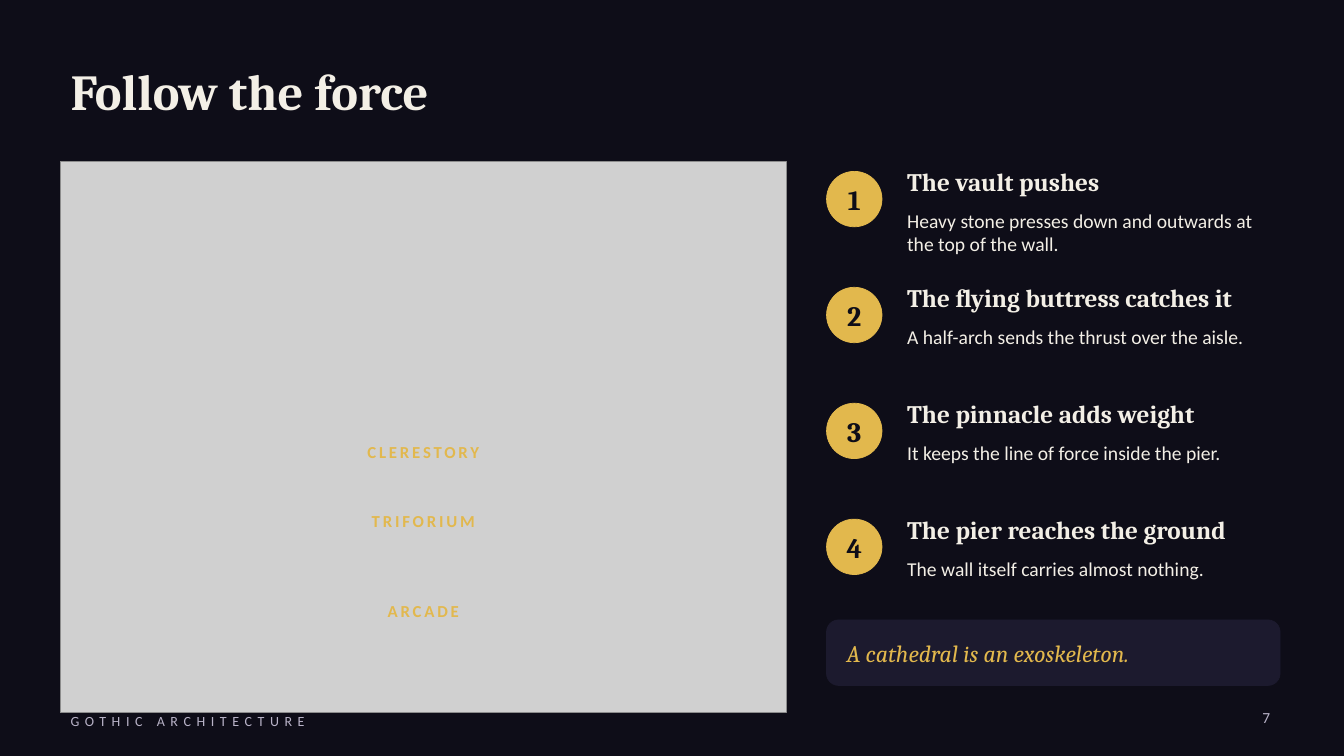
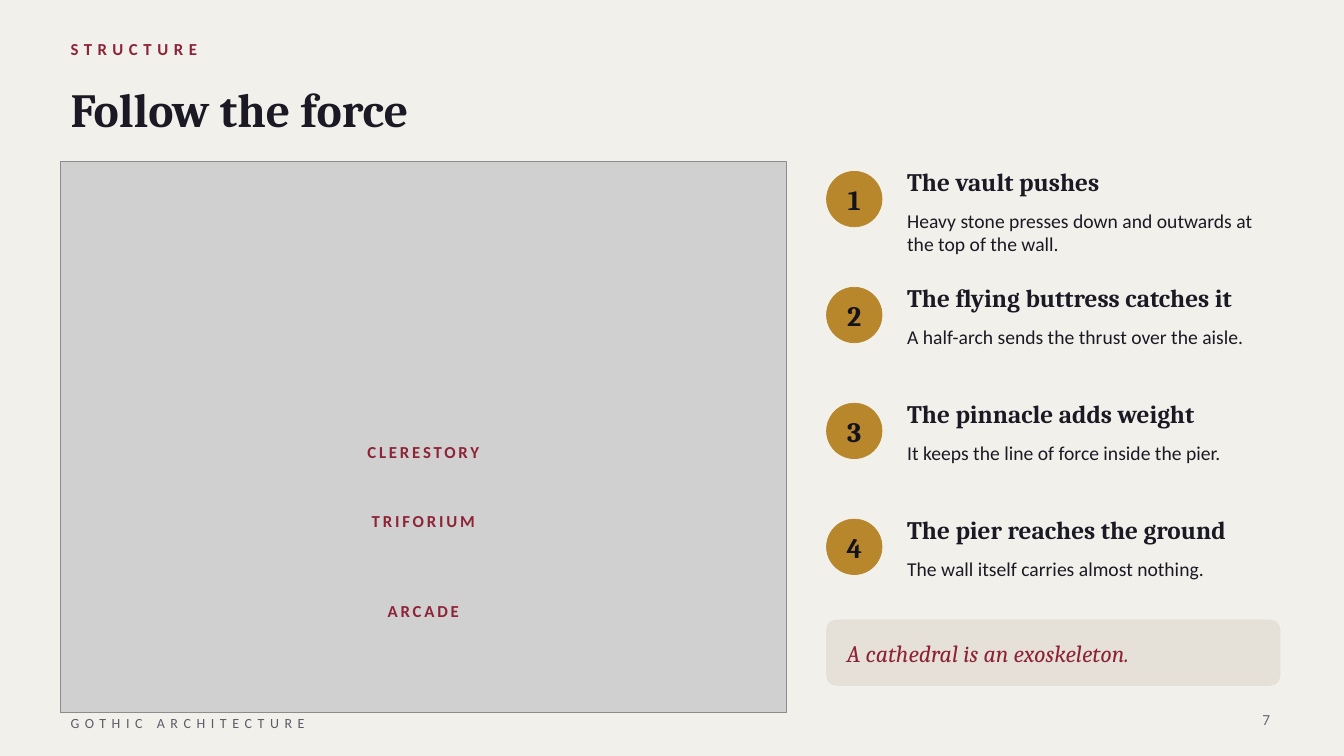
Before and after one commit to RostomKaroui/Claude, a slide deck: slide 7 of gothic-architecture/Gothic_Architecture.pptx. Drawn at 1344x756 pixels with LibreOffice and Linux fonts; fonts in the diff are those of the drawing; grey boxes stand for pictures; background and template pictures are left out. Boxes give left, top, right and bottom in pixels: in the first picture for what was removed or moved away, otherwise in the second. Text is boxed around its words. In the diff, an @@ line names an element or a change of style, - is before the commit and + after.

```diff
--- a/gothic-architecture/Gothic_Architecture.pptx
+++ b/gothic-architecture/Gothic_Architecture.pptx
@@ background picture (left out) to #F2F0EB @@
@@ text added at (71, 44, 198, 55), 12 pt, text #8E2236, bold @@
+STRUCTURE
@@ title "Follow the force": place and size @@
-title "Follow the force" at (71, 74, 429, 111)
+title "Follow the force" at (71, 93, 408, 128)
@@ title "Follow the force" at (71, 93, 408, 128): size 36 to 34 pt, text colour #F3EFE6 to #1B1A24 @@
@@ text colour #0E0D18 to #14131C in 4 elements at (848, 191, 861, 210), (847, 307, 861, 326), (847, 423, 861, 442), (847, 539, 862, 558) @@
@@ fill #E2B84D to #B8862B; outline #E2B84D 0.5 pt to #B8862B 0.5 pt in 4 elements at (827, 171, 882, 227), (827, 287, 882, 343), (827, 403, 882, 459), (827, 519, 882, 575) @@
@@ text colour #F3EFE6 to #1B1A24 in 8 elements at (907, 173, 1099, 197), (907, 214, 1252, 254), (907, 289, 1232, 313), (907, 330, 1243, 344), (907, 405, 1195, 429), (907, 446, 1220, 463), (907, 521, 1226, 545), (907, 562, 1203, 580) @@
@@ rounded rectangle at (827, 620, 1280, 686): fill #1C1A2E to #E5E1D8; outline #1C1A2E 0.5 pt to #E5E1D8 0.5 pt; proportions changed @@
@@ text colour #E2B84D to #8E2236 in 4 elements at (367, 447, 479, 458), (372, 516, 475, 527), (388, 606, 459, 617), (847, 645, 1129, 662) @@
@@ text "GOTHIC ARCHITECTURE" at (71, 719, 143, 728): text colour #B9B3C8 to #5F5B6B @@
@@ page number at (1262, 715, 1270, 725): text colour #B9B3C8 to #6B6877 @@
```
Also in this commit, not shown: 13 other slides changed, 2 other files.
